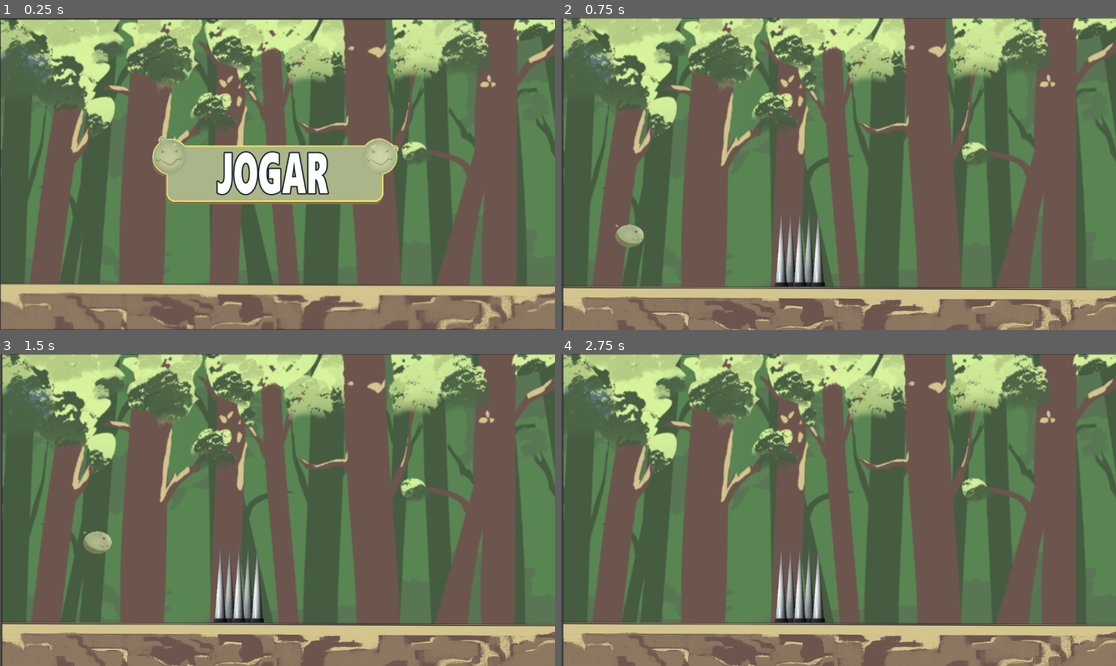
Above: before the commit, frames 1-4 (two rows, left to right).
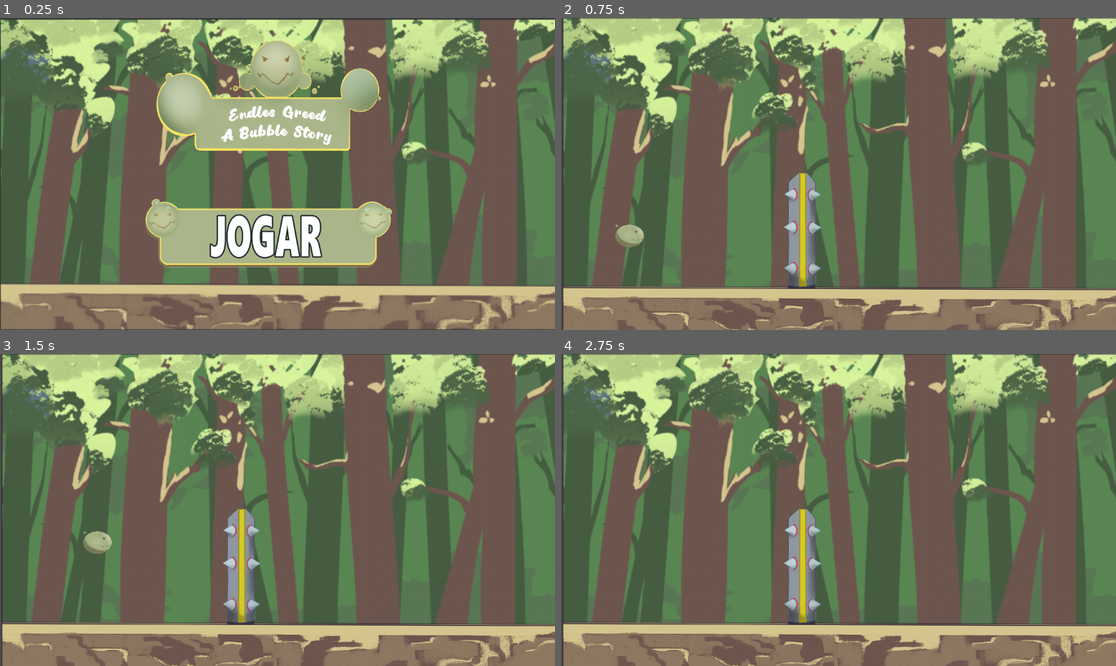
Above: after the commit, the same moments.

Repository: biancasuarz/game-jam
Game: Godot game, scene res://start_scene.tscn
The game is run twice, just before and just after one commit, with the same random seed, the same clock (stepped at 60 frames per second) and the same inputs.
Inputs (mouse positions are in pixels of both pictures, inside the frame that each line leads up to; where the layout moved, square brackets give the same spot in the first picture):
- Up to frame 1 (0.25 s): no input
- Up to frame 2 (0.75 s): click (832, 236) [844, 174] at 0.5 s
- Up to frame 3 (1.5 s): tap Enter (ui_accept) at 1.25 s; hold Right (ui_right) from 1.28 s (still down)
- Up to frame 4 (2.75 s): keep holding Right (ui_right); tap Enter (ui_accept) at 1.52, 2.27 s

The runs differ from the first frame. In frame 1, 23% of the frame differs, in the area x 26-72%, y 7-80%; in frame 2, 2.2%; in frame 3, 2.2%; in frame 4, 2.2%.

Commit message:
versao fnal

Diff:
--- a/button.gd
+++ b/button.gd
@@ -14,5 +14,4 @@
 	timer.timeout.connect(_on_timer_timeout)
 
 func _on_timer_timeout():
-	print("oi")
 	visible = not visible
--- a/main_scene.tscn
+++ b/main_scene.tscn
@@ -4,9 +4,9 @@
 [ext_resource type="Texture2D" uid="uid://ct7jrbyccb002" path="res://assets/Game Jam - BG 4.png" id="2_afla5"]
 [ext_resource type="AudioStream" uid="uid://dvlaga5jqfw40" path="res://sounds/01_Musica_tema_Bubble.ogg" id="2_skb8r"]
 [ext_resource type="Texture2D" uid="uid://b466xpqn13o2y" path="res://Game Jam - Bubbles.png" id="2_w67te"]
-[ext_resource type="Texture2D" uid="uid://c52uhl3f1toj2" path="res://assets/spikes.png" id="3_7y3se"]
 [ext_resource type="Script" path="res://player.gd" id="3_d4jhn"]
 [ext_resource type="Script" path="res://area_2d.gd" id="3_snx51"]
+[ext_resource type="Texture2D" uid="uid://d2j13vjblfcg5" path="res://Game Jam - Espinho.png" id="6_hj6sl"]
 [ext_resource type="PackedScene" uid="uid://cbsh31yreggdm" path="res://game_over_scene.tscn" id="7_s6w00"]
 [ext_resource type="AudioStream" uid="uid://dcu08nyjda8hc" path="res://sounds/03_Bubbles Pop 3.ogg" id="8_3u4je"]
 [ext_resource type="AudioStream" uid="uid://s14xxn7pk4f0" path="res://sounds/02_Bubbles Pop 2.ogg" id="9_llgrb"]
@@ -60,9 +60,9 @@
 script = ExtResource("3_snx51")
 
 [node name="Sprite2D" type="Sprite2D" parent="gameplay/Area2D"]
-position = Vector2(495.5, 479)
-scale = Vector2(0.767606, 1)
-texture = ExtResource("3_7y3se")
+position = Vector2(501, 433)
+scale = Vector2(0.351985, 0.355556)
+texture = ExtResource("6_hj6sl")
 
 [node name="CollisionShape2D" type="CollisionShape2D" parent="gameplay/Area2D"]
 position = Vector2(493, 479.5)
--- a/player.gd
+++ b/player.gd
@@ -34,5 +34,4 @@
 	timer.timeout.connect(_on_timer_timeout)
 
 func _on_timer_timeout():
-	print("Game Over!")
 	get_tree().change_scene_to_file("res://game_over_scene.tscn")
--- a/start_scene.tscn
+++ b/start_scene.tscn
@@ -1,9 +1,10 @@
-[gd_scene load_steps=5 format=3 uid="uid://c876lqa0k464r"]
+[gd_scene load_steps=6 format=3 uid="uid://c876lqa0k464r"]
 
 [ext_resource type="Texture2D" uid="uid://wo10b8aodvs2" path="res://assets/background.png" id="1_aeje3"]
 [ext_resource type="Script" path="res://start_scene.gd" id="1_b73dv"]
 [ext_resource type="AudioStream" uid="uid://dvlaga5jqfw40" path="res://sounds/01_Musica_tema_Bubble.ogg" id="2_qg7iq"]
 [ext_resource type="Texture2D" uid="uid://cvh8t3sgr476" path="res://assets/Game Jam - BOTAO JOGAR.png" id="3_e1y2j"]
+[ext_resource type="Texture2D" uid="uid://b5eoink6rn5ox" path="res://Game Jam - titulo.png" id="5_as1ar"]
 
 [node name="ParallaxBackground3" type="ParallaxBackground"]
 script = ExtResource("1_b73dv")
@@ -22,11 +23,16 @@
 anchors_preset = -1
 anchor_right = 0.07
 anchor_bottom = 0.208
-offset_left = 279.0
-offset_top = 233.0
-offset_right = 806.36
-offset_bottom = 279.216
+offset_left = 265.0
+offset_top = 364.0
+offset_right = 792.36
+offset_bottom = 410.216
 icon = ExtResource("3_e1y2j")
 flat = true
 
+[node name="Sprite2D2" type="Sprite2D" parent="."]
+position = Vector2(560, 160)
+scale = Vector2(0.45, 0.509444)
+texture = ExtResource("5_as1ar")
+
 [connection signal="pressed" from="Button" to="." method="_on_button_pressed"]
Binary file added: Game Jam - Espinho.png
Not shown, added: Game Jam - Espinho.png.import
Binary file added: Game Jam - titulo.png
Not shown, added: Game Jam - titulo.png.import
